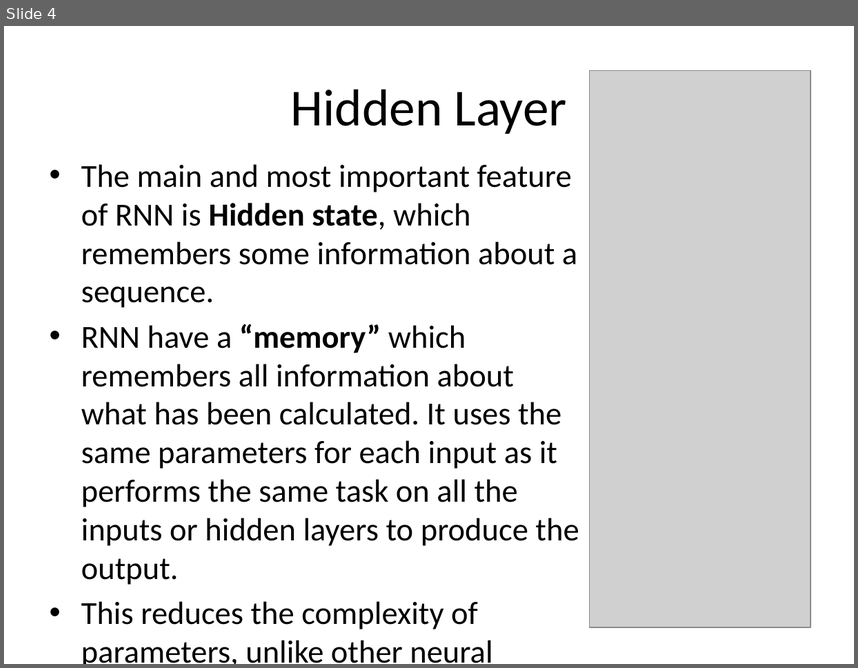
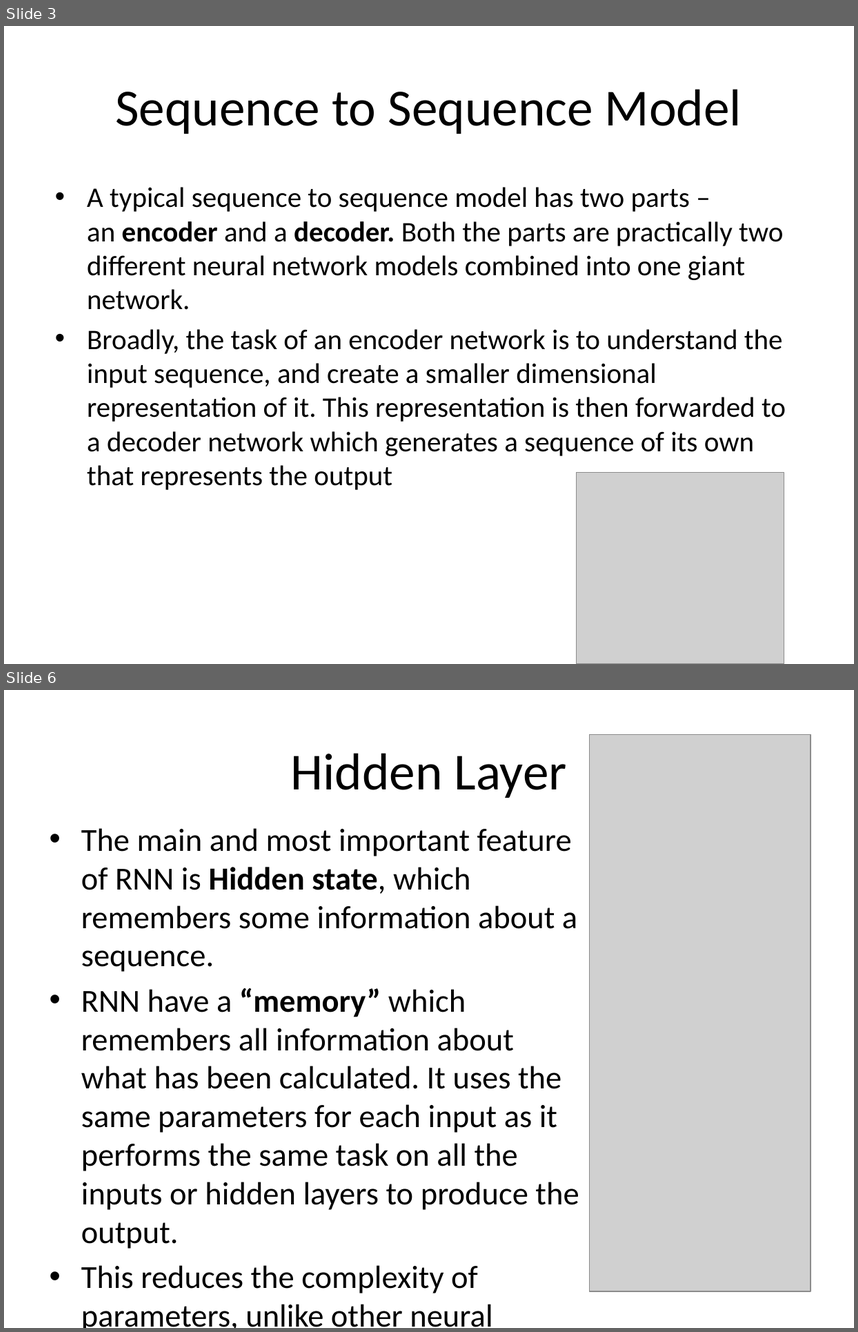
Before and after one commit to abhilashsaj/Simple-Recurrent-Neural-Network-with-Keras, a slide deck: Recurrent Neural Networks.pptx. Shown one above the other, each under a label of ours: slide 4 before the commit, slides 3 and 6 after it; the slides between them are not shown. The pictures are 858x668 and 858x1332 pixels, drawn with LibreOffice and Linux fonts; fonts in the diff are those of the drawing; grey boxes stand for pictures. Boxes give left, top, right and bottom in pixels: in the first picture for what was removed or moved away, otherwise in the second. Text is boxed around its words. In the diff, an @@ line names an element or a change of style, - is before the commit and + after.

```diff
--- a/Recurrent Neural Networks.pptx
+++ b/Recurrent Neural Networks.pptx
@@ slide 3 added at bbox=[4, 26, 854, 664], background #FFFFFF @@
@@ title added at bbox=[115, 89, 742, 134], 44 pt, text #000000 @@
+Sequence to Sequence Model
@@ text added at bbox=[87, 187, 786, 490], 24 pt, text #000000 @@
+• A typical sequence to sequence model has two parts – an encoder and a decoder. Both the parts are practically two different neural network models combined into one giant network.
+• Broadly, the task of an encoder network is to understand the input sequence, and create a smaller dimensional representation of it. This representation is then forwarded to a decoder network which generates a sequence of its own that represents the output
@@ picture added at bbox=[576, 472, 784, 664] @@
@@ what was slide 4 is now slide 6 @@
```
Also in this commit, not shown: 8 slides changed, 12 other slides added, 1 other file.
